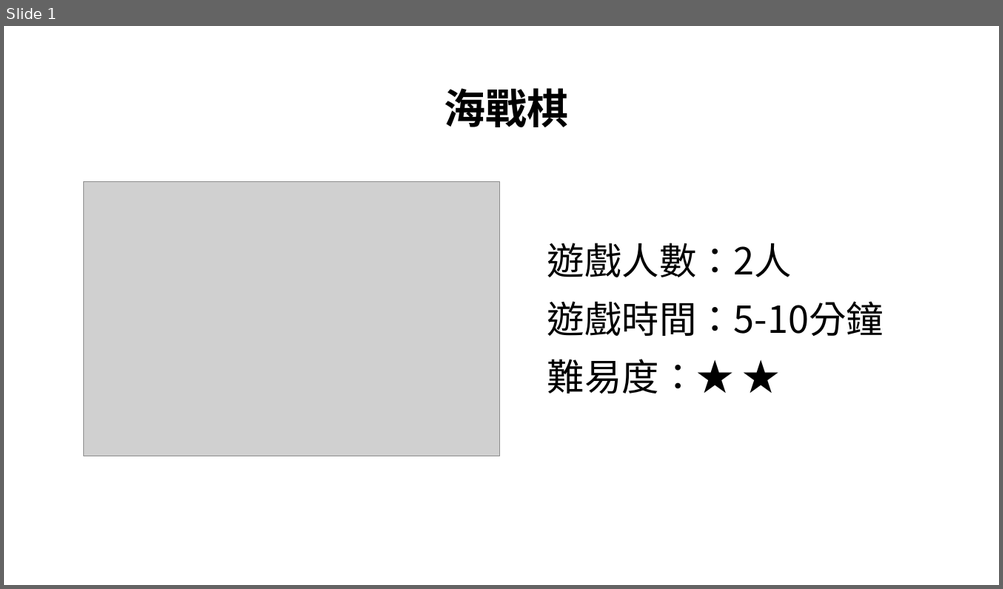
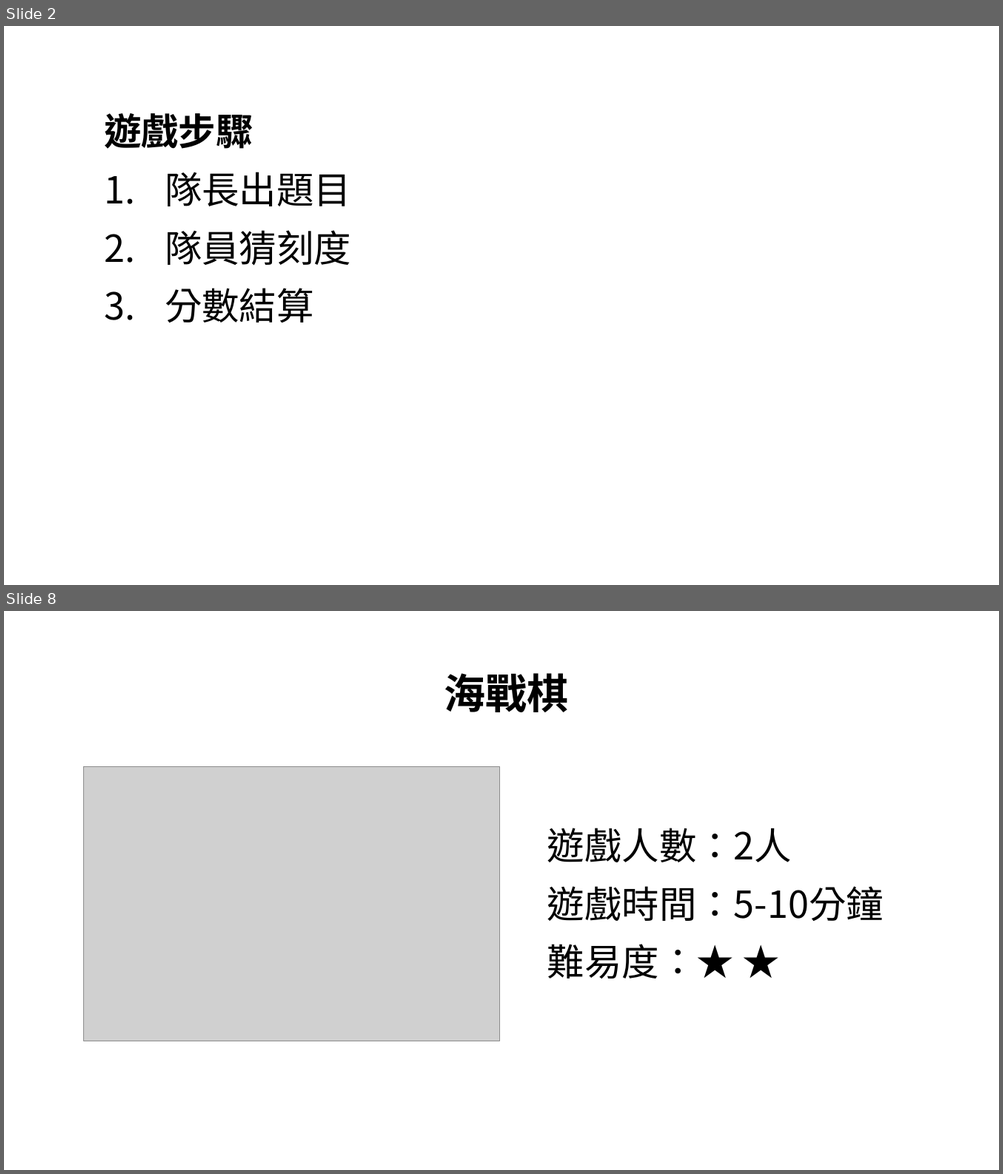
Before and after one commit to tidaohuang/react-game, a slide deck: tutorial.pptx. Shown one above the other, each under a label of ours: slide 1 before the commit, slides 2 and 8 after it; the slides between them are not shown. The pictures are 1003x589 and 1003x1174 pixels, drawn with LibreOffice and Linux fonts; fonts in the diff are those of the drawing; grey boxes stand for pictures. Boxes give left, top, right and bottom in pixels: in the first picture for what was removed or moved away, otherwise in the second. Text is boxed around its words. In the diff, an @@ line names an element or a change of style, - is before the commit and + after.

```diff
--- a/tutorial.pptx
+++ b/tutorial.pptx
@@ slide 2 added at (4, 26, 999, 585), background #FFFFFF @@
@@ text added at (104, 113, 351, 323), 36 pt, text #000000 @@
+遊戲步驟
+1. 隊長出題目
+2. 隊員猜刻度
+3. 分數結算
@@ what was slide 1 is now slide 8 @@
```
Also in this commit, not shown: 6 other slides added, 20 other files.
